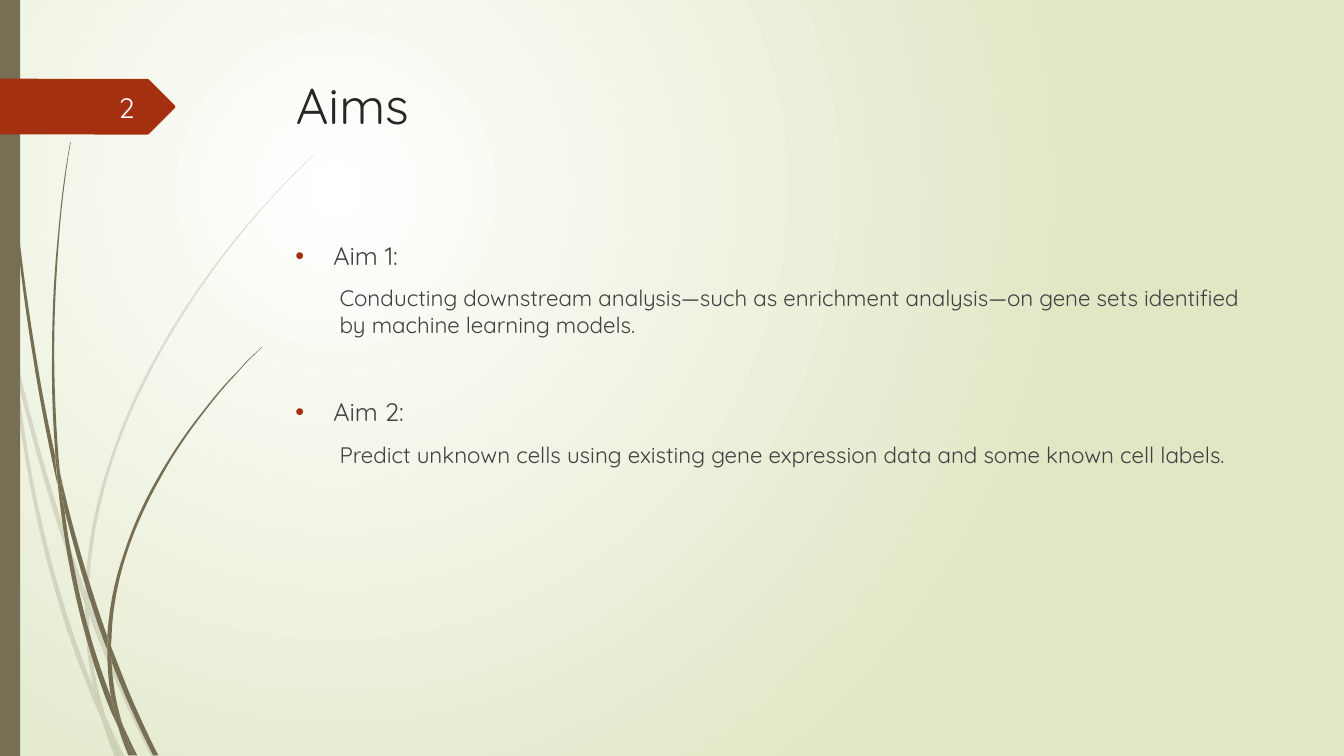
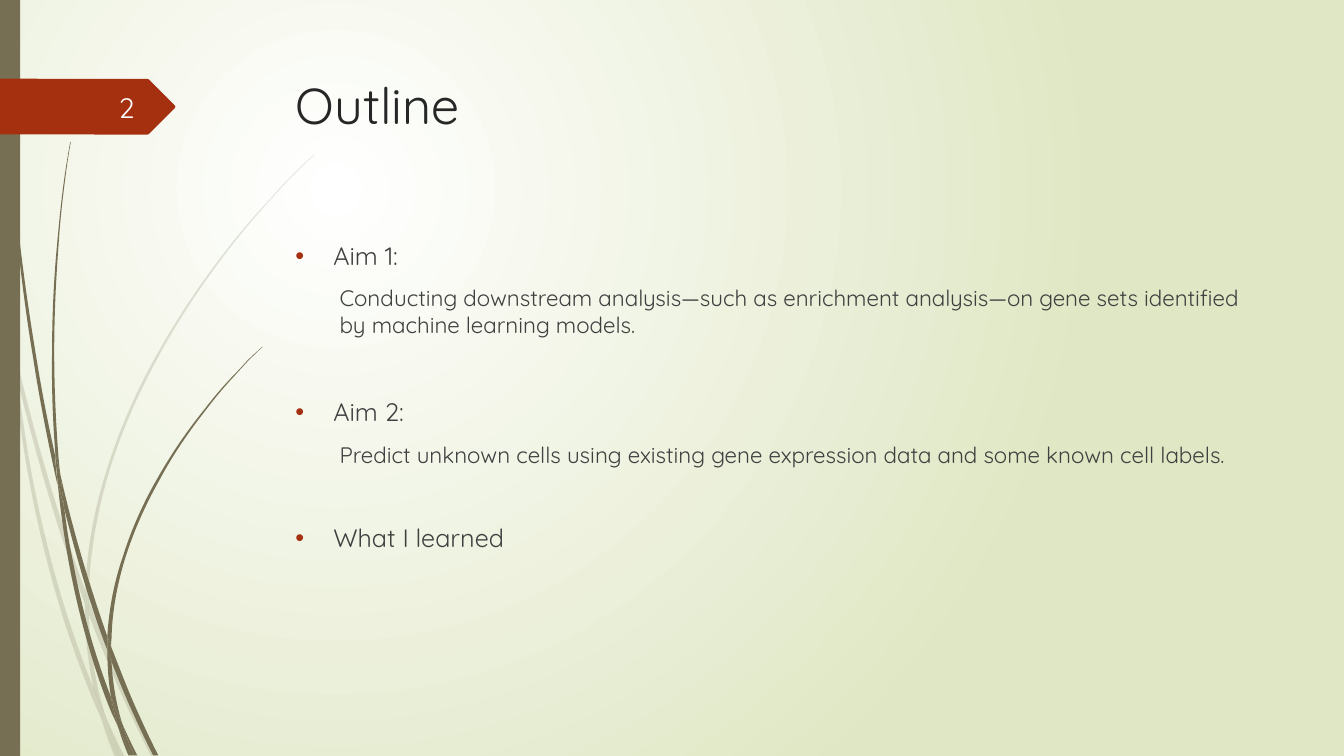
Before and after one commit to Lai-jun-yan/Academia-Sinica-internship-project, a slide deck: slide 2 of 暑期實習進度報告/presentation_final.pptx. Drawn at 1344x756 pixels with LibreOffice and Linux fonts; fonts in the diff are those of the drawing. Boxes give left, top, right and bottom in pixels: in the first picture for what was removed or moved away, otherwise in the second. Text is boxed around its words. In the diff, an @@ line names an element or a change of style, - is before the commit and + after.

```diff
--- a/暑期實習進度報告/presentation_final.pptx
+++ b/暑期實習進度報告/presentation_final.pptx
@@ title at box(296, 86, 460, 125): text changed @@
-Aims
+Outline
@@ text at box(333, 528, 504, 547): paragraph added @@
+• What I learned
```
Also in this commit, not shown: 4 other slides changed, 19 slides added, 3 slides removed.
